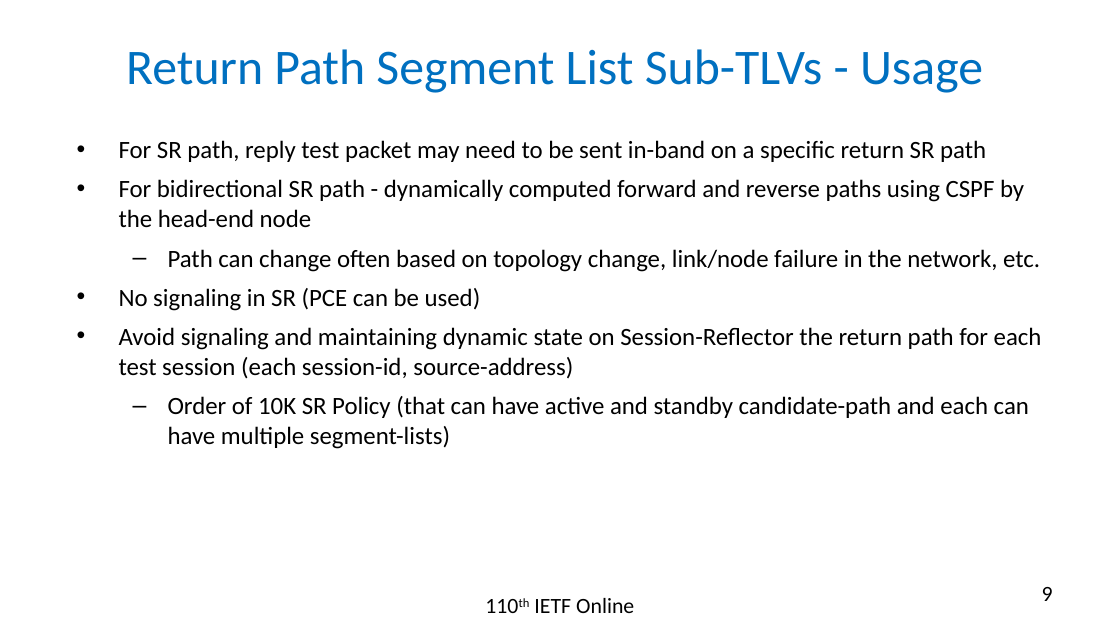
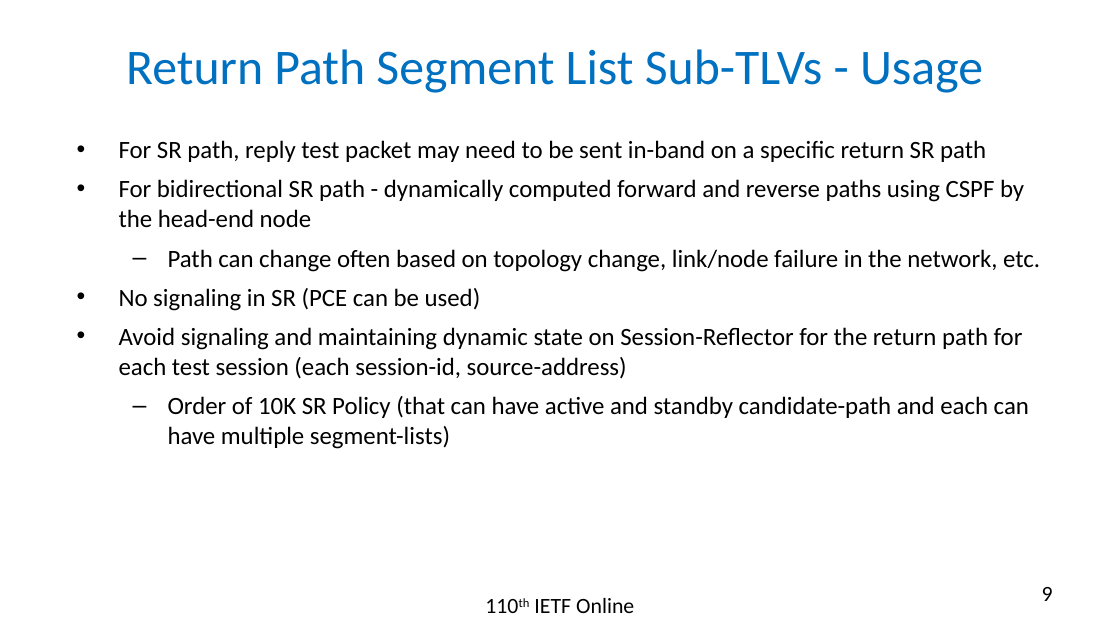
Before and after one commit to rakgandhi/ietf-slides, a slide deck: slide 9 of draft-gandhi-ippm-stamp-srpm-02.pptx. Drawn at 1120x630 pixels with LibreOffice and Linux fonts; fonts in the diff are those of the drawing. Boxes give left, top, right and bottom in pixels: in the first picture for what was removed or moved away, otherwise in the second. Text is boxed around its words. In the diff, an @@ line names an element or a change of style, - is before the commit and + after.

```diff
--- a/draft-gandhi-ippm-stamp-srpm-02.pptx
+++ b/draft-gandhi-ippm-stamp-srpm-02.pptx
@@ text at [119,327,1023,379]: text changed @@
-• Avoid signaling and maintaining dynamic state on Session-Reflector the return path for each test session (each session-id, source-address)
+• Avoid signaling and maintaining dynamic state on Session-Reflector for the return path for each test session (each session-id, source-address)
```
Also in this commit, not shown: 1 other slide changed, 5 other files.
